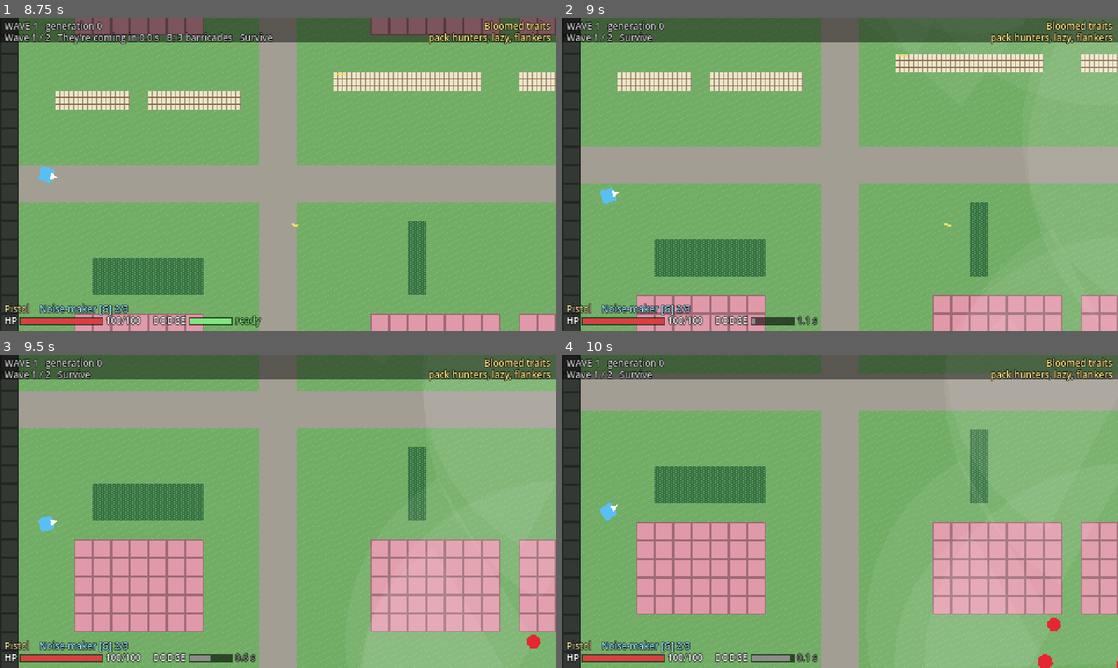
Above: before the commit, frames 1-4 (two rows, left to right).
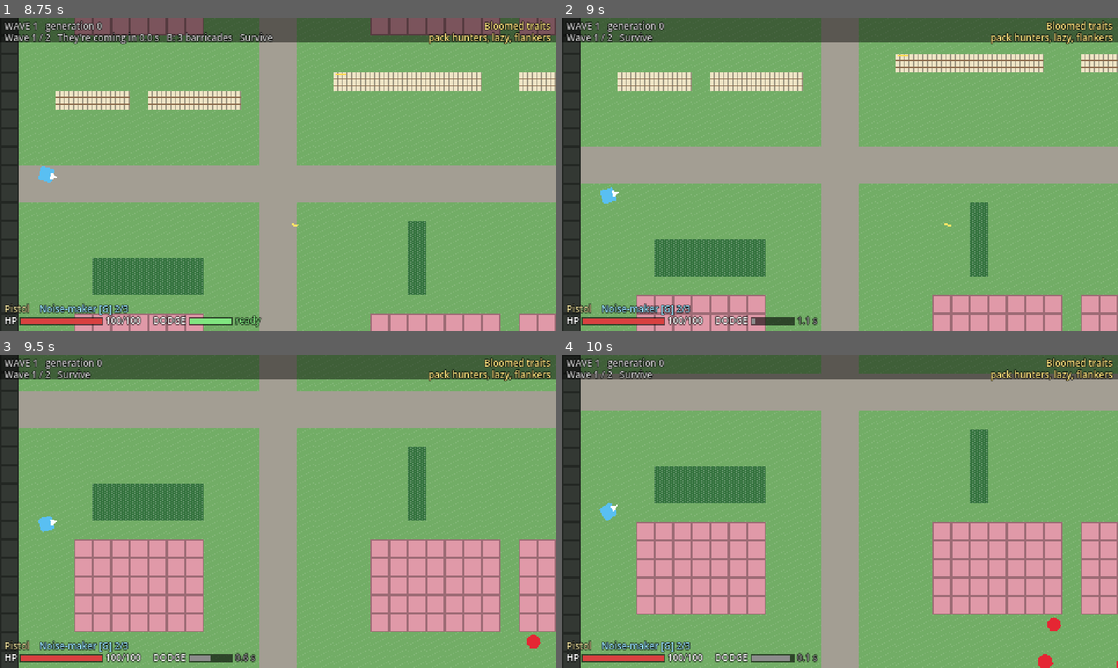
Above: after the commit, the same moments.

Repository: preritkothari16/amortia
Game: Godot game, scene res://ui/menus/main_menu.tscn
The game is run twice, just before and just after one commit, with the same random seed, the same clock (stepped at 60 frames per second) and the same inputs.
Inputs (mouse positions are in pixels of both pictures, inside the frame that each line leads up to):
- Up to frame 1 (8.75 s): click "New Game" at 0.5 s; tap Enter (ui_accept) at 1.25, 1.52, 2, 4.25, 4.52, 7.25, 7.52 s; move the mouse to (400, 158) at 1.27 s; hold D (move_right) 1.28-2 s; tap B (build) at 1.35 s; click (400, 158) at 1.42 s; drag from (166, 190) to (250, 237) at 2.02 s; tap F9 (debug_restart_wave) at 2.75, 5.75 s; move the mouse to (333, 105) at 2.77 s; hold D (move_right) 2.78-3.5 s; tap F (interact) at 2.85 s; drag from (250, 237) to (111, 127) at 3.52 s; move the mouse to (444, 221) at 4.27 s; hold A (move_left) 4.28-5 s; tap Q (swap_weapon) at 4.35 s; drag from (111, 127) to (194, 96) at 5.02 s; move the mouse to (305, 174) at 5.77 s; hold S (move_down) 5.78-6.5 s; hold Shift 5.78-6.5 s; click (305, 174) at 5.92 s; drag from (194, 96) to (166, 190) at 6.52 s; move the mouse to (400, 158) at 7.27 s; hold W (move_up) 7.28-8 s; tap Ctrl at 7.35 s; drag from (166, 190) to (250, 237) at 8.02 s
- Up to frame 2 (9 s): move the mouse to (895, 105) at 8.77 s; hold S (move_down) from 8.78 s (still down); tap Space (dodge) at 8.85 s
- Up to frame 3 (9.5 s): keep holding S (move_down)
- Up to frame 4 (10 s): release S (move_down) at 9.5 s; drag from (812, 574) to (673, 464) at 9.52 s

Frame 1 is identical in both runs. In frame 2, less than 0.1% of the frame differs, in the area x 89-100%, y 13-76%; in frame 3, 4.7%, in the area x 65-100%, y 40-100%; in frame 4, 4.4%.

Commit message:
Remove gameplay view cones; keep them only in the F6 debug overlay
Enemies no longer draw a view cone in normal play (Stealth and Escort
included). The "?" + suspicion bar and "!" markers stay. Removed
Enemy.cone_alpha / cone_wanted(), the cone polygon in _draw_senses and
PerceptionSettings.cone_show_margin / cone_fade_seconds. Vision, the 120
degree cone check, suspicion, awareness and wariness are unchanged; the F6
AwarenessOverlay still outlines every cone. V2 cone-display test replaced by
one checking no cone state, unchanged detection and the overlay. GDD 4.3 and
HANDOFF updated.

Co-Authored-By: Claude Opus 5.5 <noreply@anthropic.com>

Diff:
--- a/ai/decision/perception_settings.gd
+++ b/ai/decision/perception_settings.gd
@@ -45,13 +45,6 @@
 ## How fast an enemy turns its gaze (degrees per second).
 @export var turn_speed_degrees: float = 300.0
 
-@export_group("Cone display (Reactive Survival V2)")
-## A calm enemy's cone is drawn only while the player is within its sight range + this (px).
-## Suspicious, investigating, searching and chasing enemies always show it. Display only.
-@export var cone_show_margin: float = 48.0
-## Seconds the cone takes to fade in or out.
-@export var cone_fade_seconds: float = 0.25
-
 @export_group("Player noise")
 ## Footstep noise radius (px) for TerrainDefinition.NoiseLevel SILENT / QUIET / NORMAL / LOUD.
 ## Proposal: 0 / 1.5 / 3 / 6 tiles. LOUD covers mud and splashing through shallow water.
--- a/data/perception.tres
+++ b/data/perception.tres
@@ -15,5 +15,3 @@
 suspicion_fill_far = 1.8
 suspicion_alert_multiplier = 1.5
 wary_seconds = 20.0
-cone_show_margin = 48.0
-cone_fade_seconds = 0.25
--- a/entities/enemies/enemy.gd
+++ b/entities/enemies/enemy.gd
@@ -46,8 +46,6 @@
 var rest_facing: Vector2 = Vector2.ZERO
 ## Seconds of looking around (drives the sweep).
 var _scan_time: float = 0.0
-## How visible the view cone is drawn, 0..1 (Reactive Survival V2: only when it matters, faded).
-var cone_alpha: float = 0.0
 
 var _ctx: EnemyContext
 ## Base-profile field: attack-ring engagement and the "close to the player" checks use it so
@@ -309,18 +307,7 @@
 	_regroup_budget.tick(delta, brain.current == UtilityAction.Type.REGROUP, sees_player, stats.utility_settings)
 	_update_survivor_sight()
 	if facing != Vector2.ZERO and p != null:
-		var fade: float = delta / p.cone_fade_seconds if p.cone_fade_seconds > 0.0 else 1.0
-		cone_alpha = move_toward(cone_alpha, 1.0 if cone_wanted() else 0.0, fade)
-		queue_redraw()  # view cone and suspicion marker
-
-
-## Draw the view cone? (display only, Reactive Survival V2) Yes while the enemy is suspicious,
-## investigating, searching or chasing, or while the player is near its sight range.
-func cone_wanted() -> bool:
-	if awareness.suspicion > 0.0 or awareness.state != Awareness.State.IDLE:
-		return true
-	var reach: float = effective_sight_range if effective_sight_range > 0.0 else stats.sight_range
-	return global_position.distance_to(_target.global_position) <= reach + _ctx.perception.cone_show_margin
+		queue_redraw()  # suspicion marker
 
 
 ## Turns the gaze (at most turn_speed_degrees per second): at the player while chasing (it sees
@@ -916,8 +903,8 @@
 	is_boss = true
 
 
-## Greybox view cone (tinted white -> yellow -> red by suspicion, faded by cone_alpha), the suspicion marker
-## ("?" with a fill bar, "!" once it sees you) and the health bar once damaged.
+## Greybox suspicion marker ("?" with a fill bar, tinted white -> yellow -> red; "!" once it sees you)
+## and the health bar once damaged. The view cone itself is drawn only by the F6 debug overlay.
 func _draw() -> void:
 	_draw_senses()
 	if health >= stats.max_health or health <= 0.0:
@@ -934,13 +921,6 @@
 	var s: float = awareness.suspicion
 	var tint: Color = Color.WHITE.lerp(Color(1, 0.9, 0.2), clampf(s * 2.0, 0.0, 1.0)) \
 			.lerp(Color(1, 0.2, 0.2), clampf(s * 2.0 - 1.0, 0.0, 1.0))
-	var reach: float = effective_sight_range if effective_sight_range > 0.0 else stats.sight_range
-	var half: float = deg_to_rad(_ctx.perception.view_cone_degrees) * 0.5
-	if half < PI and cone_alpha > 0.0:
-		var points: PackedVector2Array = PackedVector2Array([Vector2.ZERO])
-		for i: int in 13:
-			points.append(facing.rotated(lerpf(-half, half, i / 12.0)) * reach)
-		draw_colored_polygon(points, Color(tint, (0.06 + 0.12 * s) * cone_alpha))
 	if s <= 0.05:
 		return
 	var font: Font = ThemeDB.fallback_font
--- a/tests/test_reactive_survival_v2.gd
+++ b/tests/test_reactive_survival_v2.gd
@@ -1,6 +1,6 @@
 extends GutTest
 ## Reactive Survival V2: wary enemies, shrinking SPOTTED countdowns with unlimited close calls,
-## cones drawn only when they matter, the noise-maker inventory with refill pickups, the
+## view cones only in the F6 debug overlay, the noise-maker inventory with refill pickups, the
 ## survivor's Run command, cover-seeking and tall-grass concealment, death = fail.
 ## CoverFinder itself: test_cover_finder.gd. Real level, real time (like test_reactive_survival).
 
@@ -160,39 +160,26 @@
 
 # --- Cone display -------------------------------------------------------------------------
 
-func test_cones_show_only_when_near_or_suspicious() -> void:
+func test_no_cones_in_gameplay_but_vision_and_markers_are_unchanged() -> void:
 	var arena: Dictionary = await _arena()
 	var wm: WaveManager = arena["wm"]
 	var player: Player = arena["player"]
 	var main: Node = arena["main"]
 	var dir: Vector2 = _open_direction(main, player.global_position, [150.0])
-	var far_spot: Vector2 = Vector2.INF
-	var grid: TerrainGrid = main.terrain_grid
-	for k: int in 72:
-		var p: Vector2 = player.global_position + Vector2.from_angle(TAU * k / 72.0) * 320.0
-		if grid.is_walkable(grid.coords.world_to_cell(p)):
-			far_spot = p
-			break
-	assert_ne(far_spot, Vector2.INF)
-	var far: Enemy = wm.spawn_enemy(far_spot, Genome.new())
-	far.global_position = far_spot
-	_face(far, far_spot + Vector2(0, 50))
-	var near_at: Vector2 = player.global_position + dir * 150.0
-	var near: Enemy = wm.spawn_enemy(near_at, Genome.new())
-	near.global_position = near_at
-	_face(near, near_at + dir * 50.0)  # looks away: no suspicion, but the player is near
+	var at: Vector2 = player.global_position + dir * 150.0
+	var e: Enemy = wm.spawn_enemy(at, Genome.new())
+	e.global_position = at
+	assert_false("cone_alpha" in e, "no cone display state on enemies")
+	assert_false(e.has_method("cone_wanted"), "no cone display logic on enemies")
+	_face(e, at + dir * 50.0)  # looks away: the cone still gates sight
 	await wait_physics_frames(30)
-	assert_eq(far.awareness.state, Awareness.State.IDLE)
-	assert_false(far.cone_wanted(), "calm and far away: no cone")
-	assert_eq(far.cone_alpha, 0.0)
-	assert_true(near.cone_wanted(), "player within its sight range + margin")
-	assert_almost_eq(near.cone_alpha, 1.0, 0.001, "faded in")
-	far.awareness.suspicion = 0.3
-	assert_true(far.cone_wanted(), "suspicious: shown")
-	far.awareness.suspicion = 0.0
-	far.awareness.hear(far_spot + Vector2(10, 0), 0.5)
-	assert_true(far.cone_wanted(), "investigating: shown")
-	assert_eq(far.view_cone_degrees(), _p.view_cone_degrees, "F6 overlay draws every cone from this")
+	assert_eq(e.awareness.suspicion, 0.0, "player behind it, beyond 2 tiles: unseen")
+	_face(e, player.global_position)
+	await wait_physics_frames(10)
+	assert_gt(e.awareness.suspicion, 0.0, "facing the player: suspicion fills (drives the ? marker)")
+	var overlay: AwarenessOverlay = main.get_node("AwarenessOverlay")
+	assert_false(overlay.visible, "F6 debug overlay (the only place cones are drawn) starts hidden")
+	assert_eq(e.view_cone_degrees(), _p.view_cone_degrees, "F6 overlay draws every cone from this")
 
 
 # --- Stealth recovery ---------------------------------------------------------------------
--- a/ui/debug/awareness_overlay.gd
+++ b/ui/debug/awareness_overlay.gd
@@ -9,7 +9,7 @@
 ##   letter above enemy  utility AI action: C chase, F flank, I investigate, R regroup, S hunt survivor, . idle
 ##   magenta +           flank point of enemies that are flanking
 ##   faint ring          each enemy's sight range after fog and night
-##   cone outline        every enemy's view cone (the game itself only draws the ones that matter)
+##   cone outline        every enemy's view cone (only drawn here; normal gameplay shows no cones)
 
 const NOISE_SHOW_TIME: float = 1.0
 const ACTION_LABELS: Dictionary = {
Not shown, changed: Game Design Document.md
Not shown, changed: HANDOFF.md
